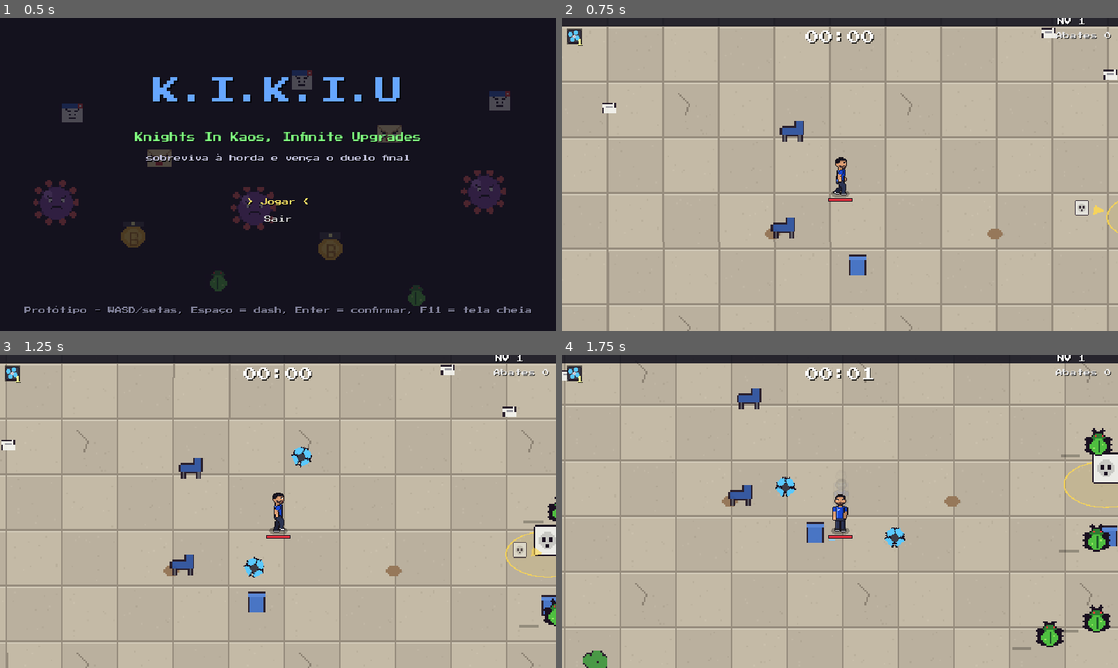
Above: before the commit, frames 1-4 (two rows, left to right).
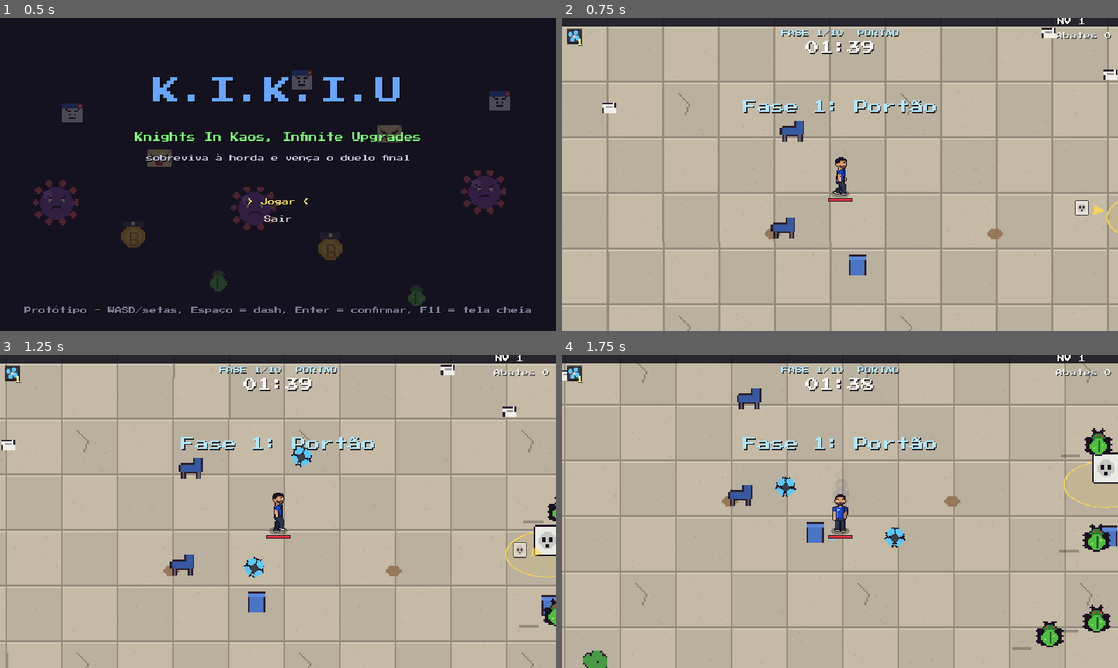
Above: after the commit, the same moments.

Repository: brenoalmeidatec/KIKIU-Survival
Game: Godot game, scene res://main.tscn
The game is run twice, just before and just after one commit, with the same random seed, the same clock (stepped at 60 frames per second) and the same inputs.
Inputs:
- Up to frame 1 (0.5 s): no input
- Up to frame 2 (0.75 s): tap Enter (confirmar) at 0.5, 0.6 s; hold D (direita) from 0.53 s (still down)
- Up to frame 3 (1.25 s): keep holding D (direita)
- Up to frame 4 (1.75 s): release D (direita) at 1.28 s; hold S (baixo) from 1.28 s (still down); tap Space (dash) at 1.35 s

Frame 1 is identical in both runs. In frame 2, 1.2% of the frame differs, in the area x 32-68%, y 3-31%; in frame 3, 1.2%; in frame 4, 1.2%.

Commit message:
Hordas: corrida de 10 fases (K.I.K.I.U)
- dados/corrida.json: 10 fases com chefe no fim, eventos e tomadas
- Fase fecha ao derrotar o chefe: limpa a tela, cura, baú e próxima fase
- Fase 10 (Tela Azul) leva ao duelo final
- HUD com fase e tempo; resultado mostra até onde chegou
- Flags de teste --fase=N; robô persegue o chefe

Co-Authored-By: Claude Sonnet 5.5 <noreply@anthropic.com>
Claude-Session: https://claude.ai/code/session_01PzBaqZjuL4CM432cnMRuUF

Diff:
--- /dev/null
+++ b/jogos/hordas/projeto/dados/corrida.json
@@ -0,0 +1,238 @@
+{
+ "_ajuda": "A corrida: lista de fases em sequência. Cada fase dura 'duracao' segundos; no fim nasce o 'chefe' e a fase acaba quando ele cai (o chefe com final=true leva ao duelo). 'minutos_por_fase' diz quanto a dificuldade (dados/fase.json) avança por fase. 'cor' tinge o chão. Para ter só uma fase longa, apague este arquivo.",
+ "minutos_por_fase": 1.2,
+ "fases": [
+  {
+   "nome": "Portão",
+   "duracao": 100,
+   "chefe": "trojan_gigante",
+   "santuarios": 3,
+   "cor": [
+    1,
+    1,
+    1
+   ],
+   "eventos": [
+    {
+     "tempo": 35,
+     "tipo": "anel",
+     "inimigo": "bug",
+     "quantos": 20
+    }
+   ]
+  },
+  {
+   "nome": "Pátio",
+   "duracao": 108,
+   "chefe": "ransomware",
+   "santuarios": 3,
+   "cor": [
+    0.85,
+    1,
+    0.9
+   ],
+   "eventos": [
+    {
+     "tempo": 37,
+     "tipo": "enxame",
+     "inimigo": "popup",
+     "quantos": 30
+    }
+   ]
+  },
+  {
+   "nome": "Biblioteca",
+   "duracao": 116,
+   "chefe": "trojan_gigante",
+   "santuarios": 3,
+   "cor": [
+    1,
+    0.95,
+    0.8
+   ],
+   "eventos": [
+    {
+     "tempo": 40,
+     "tipo": "anel",
+     "inimigo": "popup",
+     "quantos": 28
+    }
+   ]
+  },
+  {
+   "nome": "Laboratório",
+   "duracao": 124,
+   "chefe": "ransomware",
+   "santuarios": 3,
+   "cor": [
+    0.8,
+    0.9,
+    1
+   ],
+   "eventos": [
+    {
+     "tempo": 43,
+     "tipo": "enxame",
+     "inimigo": "minerador",
+     "quantos": 30
+    },
+    {
+     "tempo": 86,
+     "tipo": "anel",
+     "inimigo": "minerador",
+     "quantos": 24
+    }
+   ]
+  },
+  {
+   "nome": "Servidor",
+   "duracao": 132,
+   "chefe": "trojan_gigante",
+   "santuarios": 3,
+   "cor": [
+    0.9,
+    0.8,
+    1
+   ],
+   "eventos": [
+    {
+     "tempo": 46,
+     "tipo": "anel",
+     "inimigo": "trojan",
+     "quantos": 16
+    },
+    {
+     "tempo": 92,
+     "tipo": "enxame",
+     "inimigo": "trojan",
+     "quantos": 16
+    }
+   ]
+  },
+  {
+   "nome": "Porão",
+   "duracao": 140,
+   "chefe": "ransomware",
+   "santuarios": 3,
+   "cor": [
+    0.75,
+    0.75,
+    0.85
+   ],
+   "eventos": [
+    {
+     "tempo": 49,
+     "tipo": "enxame",
+     "inimigo": "popup",
+     "quantos": 50
+    },
+    {
+     "tempo": 98,
+     "tipo": "anel",
+     "inimigo": "trojan",
+     "quantos": 44
+    }
+   ]
+  },
+  {
+   "nome": "Telhado",
+   "duracao": 148,
+   "chefe": "trojan_gigante",
+   "santuarios": 3,
+   "cor": [
+    1,
+    0.85,
+    0.85
+   ],
+   "eventos": [
+    {
+     "tempo": 51,
+     "tipo": "anel",
+     "inimigo": "minerador",
+     "quantos": 26
+    },
+    {
+     "tempo": 103,
+     "tipo": "enxame",
+     "inimigo": "minerador",
+     "quantos": 20
+    }
+   ]
+  },
+  {
+   "nome": "Núcleo",
+   "duracao": 156,
+   "chefe": "ransomware",
+   "santuarios": 3,
+   "cor": [
+    0.8,
+    1,
+    1
+   ],
+   "eventos": [
+    {
+     "tempo": 54,
+     "tipo": "enxame",
+     "inimigo": "trojan",
+     "quantos": 24
+    },
+    {
+     "tempo": 109,
+     "tipo": "anel",
+     "inimigo": "bug",
+     "quantos": 18
+    }
+   ]
+  },
+  {
+   "nome": "Cofre",
+   "duracao": 164,
+   "chefe": "trojan_gigante",
+   "santuarios": 3,
+   "cor": [
+    1,
+    0.9,
+    0.7
+   ],
+   "eventos": [
+    {
+     "tempo": 57,
+     "tipo": "anel",
+     "inimigo": "trojan",
+     "quantos": 24
+    },
+    {
+     "tempo": 114,
+     "tipo": "enxame",
+     "inimigo": "popup",
+     "quantos": 18
+    }
+   ]
+  },
+  {
+   "nome": "Tela Azul",
+   "duracao": 150,
+   "chefe": "tela_azul",
+   "santuarios": 4,
+   "cor": [
+    0.7,
+    0.75,
+    1.0
+   ],
+   "eventos": [
+    {
+     "tempo": 60,
+     "tipo": "enxame",
+     "inimigo": "minerador",
+     "quantos": 50
+    },
+    {
+     "tempo": 120,
+     "tipo": "anel",
+     "inimigo": "popup",
+     "quantos": 44
+    }
+   ]
+  }
+ ]
+}
--- a/jogos/hordas/projeto/scripts/hordas/arena.gd
+++ b/jogos/hordas/projeto/scripts/hordas/arena.gd
@@ -36,6 +36,7 @@
 var duelo: Node2D
 var duelo_ativo := false
 var pre_duelo := false       # o chefe final caiu e o duelo ainda não começou
+var entre_fases := false     # a fase acabou: descanso, baú e escolha antes da próxima
 
 var passivos := {}          # id -> nível
 var _stats := {}
@@ -96,6 +97,8 @@
 	cartas.arena = self
 	add_child(cartas)
 	Som.musica(str(Dados.json("fase").get("musica", "minijogo_tenso")))
+	var f0: Dictionary = diretor.fases()[0]
+	anunciar("Fase 1: %s" % f0.get("nome", ""), Color(0.7, 0.9, 1))
 	camera.position = jogador.centro()
 
 
@@ -133,10 +136,10 @@
 		jogador.atualizar(dt)
 	if duelo_ativo:
 		duelo.atualizar(dt)
-	elif not pre_duelo:
+	elif not pre_duelo and not entre_fases:
 		diretor.atualizar(dt)
 	var t1 := Time.get_ticks_usec()
-	if not duelo_ativo and not pre_duelo:
+	if not duelo_ativo and not pre_duelo and not entre_fases:
 		inimigos.atualizar(dt, jogador)
 	var t2 := Time.get_ticks_usec()
 	if not parado:
@@ -209,10 +212,42 @@
 			iniciar_duelo()
 		else:
 			_fim(true)
-
-
-func chefe_final_chegou() -> void:
-	hud.mensagem("Derrote a Tela Azul pra vencer!", Color(0.6, 0.75, 1))
+	elif v.chefe and diretor.final_chamado and v.tipo == diretor.chefe_fase:
+		_fase_completa()
+
+
+func chefe_final_chegou(final := true) -> void:
+	if final:
+		hud.mensagem("Derrote a Tela Azul pra vencer!", Color(0.6, 0.75, 1))
+	else:
+		hud.mensagem("Derrote o chefe pra fechar a fase!", Color(1, 0.75, 0.6))
+
+
+## O chefe da fase caiu: limpa a tela, junta o XP, dá um baú e uma cura, e começa a próxima fase.
+func _fase_completa() -> void:
+	entre_fases = true
+	var n: int = diretor.fase_idx + 1
+	anunciar("Fase %d completa!" % n, Color(1, 0.9, 0.4))
+	Som.tocar("vitoria", 0.1, 1.0, -8)
+	for o in inimigos.lista.duplicate():
+		efeitos.explodir(o.pos, Color(0.5, 0.8, 0.4), 4, 100.0)
+	inimigos.limpar()
+	coleta.puxar_tudo()
+	await get_tree().create_timer(2.2, true, false, true).timeout
+	if acabou:
+		return
+	jogador.curar(stat("vida_max") * 0.5)
+	abrir_bau()
+	await get_tree().process_frame
+	while not acabou and (cartas.aberto() or _niveis_pendentes > 0 or _cartas_tomada > 0):
+		await get_tree().process_frame
+	if acabou:
+		return
+	diretor.proxima_fase()
+	chao.nova_fase()
+	var f: Dictionary = diretor.fases()[diretor.fase_idx]
+	anunciar("Fase %d: %s" % [diretor.fase_idx + 1, f.get("nome", "")], Color(0.7, 0.9, 1))
+	entre_fases = false
 
 
 func chefes() -> Array:
@@ -446,7 +481,7 @@
 	for a in dano_por_arma:
 		lista_dano.append([a, dano_por_arma[a]])
 	lista_dano.sort_custom(func(x, y): return x[1] > y[1])
-	var res := {"vitoria": vitoria, "tempo": diretor.tempo, "nivel": nivel, "abates": abates,
+	var res := {"vitoria": vitoria, "fase": diretor.fase_idx + 1, "fases": diretor.fases().size(), "tempo": diretor.tempo, "nivel": nivel, "abates": abates,
 		"heroi": heroi_id, "dano": lista_dano, "apanhou": dano_recebido}
 	res.merge(extra)
 	await get_tree().create_timer(1.2, true, false, true).timeout
--- a/jogos/hordas/projeto/scripts/hordas/chao.gd
+++ b/jogos/hordas/projeto/scripts/hordas/chao.gd
@@ -27,10 +27,20 @@
 
 
 func criar_santuarios() -> void:
-	var fase: Dictionary = Dados.json("fase")
-	for i in int(fase.get("santuarios", 6)):
-		var a := TAU * i / float(fase.get("santuarios", 6)) + randf_range(-0.3, 0.3)
-		santuarios.append({"pos": Vector2.from_angle(a) * randf_range(350, 900), "carga": 0.0, "usado": false})
+	var fase: Dictionary = arena.diretor.fases()[arena.diretor.fase_idx]
+	var n := int(fase.get("santuarios", 6))
+	var c: Vector2 = Vector2.ZERO if arena.jogador == null else arena.jogador.position
+	for i in n:
+		var a := TAU * i / float(n) + randf_range(-0.3, 0.3)
+		santuarios.append({"pos": c + Vector2.from_angle(a) * randf_range(350, 900), "carga": 0.0, "usado": false})
+	var cor: Array = fase.get("cor", [1, 1, 1])
+	_fundo.modulate = Color(cor[0], cor[1], cor[2])
+
+
+## Nova fase: tomadas novas em volta de onde o jogador está e o chão muda de cor.
+func nova_fase() -> void:
+	santuarios.clear()
+	criar_santuarios()
 
 
 func mais_perto_livre(p: Vector2):
--- a/jogos/hordas/projeto/scripts/hordas/diretor_hordas.gd
+++ b/jogos/hordas/projeto/scripts/hordas/diretor_hordas.gd
@@ -6,7 +6,10 @@
 ## Tudo configurado em dados/fase.json.
 
 var arena: Node
-var tempo := 0.0
+var tempo := 0.0              # tempo total da corrida
+var t_fase := 0.0             # tempo desta fase
+var fase_idx := 0
+var chefe_fase := ""          # tipo do chefe que fecha esta fase (depois que ele nasce)
 var creditos := 0.0
 var final_chamado := false
 var enxame_final := false
@@ -17,12 +20,42 @@
 
 func iniciar(a: Node) -> void:
 	arena = a
-	_fase = Dados.json("fase")
-	_dif = _fase.get("dificuldade", {})
+	_dif = Dados.json("fase").get("dificuldade", {})
+	_ir_para_fase(0)
 
 
+## Lista de fases da corrida (dados/corrida.json). Sem esse arquivo, vale a fase única do fase.json.
+func fases() -> Array:
+	var lista: Array = Dados.json("corrida").get("fases", [])
+	if lista.is_empty():
+		var f: Dictionary = Dados.json("fase")
+		lista = [{"nome": f.get("nome", "Fase"), "duracao": f.get("duracao", 600), "chefe": f.get("chefe_final", "tela_azul"),
+			"eventos": f.get("eventos", []), "santuarios": f.get("santuarios", 6)}]
+	return lista
+
+
+func ultima_fase() -> bool:
+	return fase_idx >= fases().size() - 1
+
+
+func _ir_para_fase(i: int) -> void:
+	fase_idx = i
+	_fase = fases()[i]
+	t_fase = 0.0
+	creditos = 0.0
+	final_chamado = false
+	enxame_final = false
+	chefe_fase = ""
+	_feitos.clear()
+
+
+func proxima_fase() -> void:
+	_ir_para_fase(fase_idx + 1)
+
+
+## "Minutos de dificuldade": avança com o tempo e também a cada fase concluída.
 func minutos() -> float:
-	return tempo / 60.0
+	return fase_idx * float(Dados.json("corrida").get("minutos_por_fase", 0.0)) + t_fase / 60.0
 
 
 func coeficiente() -> float:
@@ -37,9 +70,10 @@
 
 func atualizar(dt: float) -> void:
 	tempo += dt
+	t_fase += dt
 	var mult := 1.0
 	if enxame_final:
-		var depois := tempo - float(_fase.get("duracao", 600))
+		var depois := t_fase - float(_fase.get("duracao", 600))
 		mult = float(_dif.get("enxame_final_multiplicador", 3.0)) * (1.0 + depois / 30.0)
 	creditos += float(_dif.get("creditos_base", 1.5)) * pow(coeficiente(), float(_dif.get("expoente", 1.3))) * mult * dt
 	_eventos()
@@ -49,7 +83,7 @@
 func _eventos() -> void:
 	for i in _fase.get("eventos", []).size():
 		var ev: Dictionary = _fase.eventos[i]
-		if _feitos.has(i) or tempo < float(ev.get("tempo", 0)):
+		if _feitos.has(i) or t_fase < float(ev.get("tempo", 0)):
 			continue
 		_feitos[i] = true
 		var tipo := str(ev.get("inimigo", "bug"))
@@ -72,13 +106,14 @@
 					arena.inimigos.criar(tipo, base + lado.orthogonal() * randf_range(-180, 180) + lado * randf_range(0, 80), nivel())
 				arena.anunciar("Enxame!", Color(1, 0.8, 0.4))
 	var dur := float(_fase.get("duracao", 600))
-	if tempo >= dur and not final_chamado:
+	if t_fase >= dur and not final_chamado:
 		final_chamado = true
-		enxame_final = true
-		var chefe := str(_fase.get("chefe_final", "tela_azul"))
+		var chefe := str(_fase.get("chefe", "tela_azul"))
+		chefe_fase = chefe
+		enxame_final = bool(Dados.json("inimigos").get(chefe, {}).get("final", false))
 		arena.inimigos.criar(chefe, _ponto_fora(), nivel())
 		arena.anunciar(str(Dados.json("inimigos").get(chefe, {}).get("nome", chefe)).to_upper() + "!", Color(0.4, 0.6, 1))
-		arena.chefe_final_chegou()
+		arena.chefe_final_chegou(enxame_final)
 		Som.tocar("tremor")
 		arena.tremer(10)
 
--- a/jogos/hordas/projeto/scripts/hordas/hud.gd
+++ b/jogos/hordas/projeto/scripts/hordas/hud.gd
@@ -89,9 +89,15 @@
 		_tela.draw_rect(Rect2(1, 1, (W - 2) * clampf(frac, 0, 1), 7), Color(0.3, 0.6, 1.0))
 		_txt(Vector2(W - 70, 8), "NV %d" % arena.nivel, 8, Color.WHITE)
 		# tempo
-		var tempo: float = arena.diretor.tempo
-		var cor_t := Color(1, 0.4, 0.4) if arena.diretor.enxame_final else Color.WHITE
-		_txt(Vector2(0, 30), "%02d:%02d" % [int(tempo) / 60, int(tempo) % 60], 16, cor_t, HORIZONTAL_ALIGNMENT_CENTER, W)
+		var df = arena.diretor
+		var fa: Dictionary = df.fases()[df.fase_idx]
+		var resta := maxf(0.0, float(fa.get("duracao", 0)) - df.t_fase)
+		var cor_t := Color(1, 0.4, 0.4) if df.enxame_final else Color.WHITE
+		_txt(Vector2(0, 21), "FASE %d/%d  %s" % [df.fase_idx + 1, df.fases().size(), str(fa.get("nome", "")).to_upper()], 8, Color(0.7, 0.9, 1), HORIZONTAL_ALIGNMENT_CENTER, W)
+		if df.final_chamado:
+			_txt(Vector2(0, 42), "CHEFE!", 16, Color(1, 0.4, 0.4), HORIZONTAL_ALIGNMENT_CENTER, W)
+		else:
+			_txt(Vector2(0, 42), "%02d:%02d" % [int(resta) / 60, int(resta) % 60], 16, cor_t, HORIZONTAL_ALIGNMENT_CENTER, W)
 		_txt(Vector2(W - 120, 24), "Abates %d" % arena.abates, 8, Color(0.9, 0.9, 0.9), HORIZONTAL_ALIGNMENT_RIGHT, 112)
 	_icones_build()
 	if not arena.duelo_ativo:
--- a/jogos/hordas/projeto/scripts/hordas/jogador.gd
+++ b/jogos/hordas/projeto/scripts/hordas/jogador.gd
@@ -141,6 +141,10 @@
 		var s = arena.chao.mais_perto_livre(position)
 		if s and s.pos.distance_to(position) < 700:
 			quer = (s.pos - position).normalized()
+	# chefe da fase em campo: o robô vai atrás dele (com a build na mão) em vez de só fugir
+	var ch: Array = arena.chefes()
+	if not ch.is_empty() and not melhor and ch[0].pos.distance_to(c) > 70.0:
+		quer = (ch[0].pos - c).normalized()
 	var d := quer + fuga * 2.0
 	return d.normalized() if d.length() > 0.1 else Vector2.ZERO
 
--- a/jogos/hordas/projeto/scripts/hordas/main.gd
+++ b/jogos/hordas/projeto/scripts/hordas/main.gd
@@ -145,8 +145,13 @@
 	if _args.has("estresse"):
 		for i in int(_args.estresse):
 			_arena.inimigos.criar(["bug", "popup", "spam", "trojan"].pick_random(), Vector2.from_angle(randf() * TAU) * randf_range(150, 420))
+	if _args.has("fase"):
+		for _i in int(_args.fase) - 1:
+			_arena.diretor.proxima_fase()
+		_arena.chao.nova_fase()
 	if _args.has("pular"):
 		_arena.diretor.tempo = float(_args.pular)
+		_arena.diretor.t_fase = float(_args.pular)
 	if _args.has("build"):
 		_arena.dar_build_teste(int(_args.build))
 	if _args.has("duelo"):
@@ -164,6 +169,7 @@
 		rec["tempo"] = res.tempo
 		_novo_recorde = true
 	rec["abates"] = maxi(int(rec.get("abates", 0)), res.abates)
+	rec["melhor_fase"] = maxi(int(rec.get("melhor_fase", 0)), int(res.get("fase", 1)))
 	if res.vitoria:
 		rec["vitorias"] = int(rec.get("vitorias", 0)) + 1
 	if res.has("duelo"):
@@ -199,12 +205,12 @@
 	if _args.has("facil") and not _arena.duelo_ativo:
 		# teste: o chefe final nasce quase morto, pra chegar logo no duelo
 		for v in _arena.inimigos.lista:
-			if v.d.get("final", false):
+			if v.d.get("final", false) or (v.chefe and v.tipo == _arena.diretor.chefe_fase):
 				v.hp = minf(v.hp, 1.0)
 	if _args.has("sair") and _t >= _prox_log:
 		_prox_log += 5.0
-		print("t=%.0f partida=%.0f fps=%d vivos=%d nivel=%d abates=%d hp=%.0f proc_ms=%.2f perfil=%s armas=%s passivos=%s duelo=%s" % [
-			_t, _arena.diretor.tempo, Engine.get_frames_per_second(), _arena.inimigos.vivos(), _arena.nivel, _arena.abates,
+		print("t=%.0f fase=%d partida=%.0f fps=%d vivos=%d nivel=%d abates=%d hp=%.0f proc_ms=%.2f perfil=%s armas=%s passivos=%s duelo=%s" % [
+			_t, _arena.diretor.fase_idx + 1, _arena.diretor.tempo, Engine.get_frames_per_second(), _arena.inimigos.vivos(), _arena.nivel, _arena.abates,
 			_arena.jogador.hp, Performance.get_monitor(Performance.TIME_PROCESS) * 1000.0, _arena.perfil,
 			_arena.armas.lista.map(func(a): return "%s:%d" % [a.id, a.nivel]), _arena.passivos,
 			("%s luta=%.0f vivos=%d raio=%.0f" % [_arena.duelo.estado, _arena.duelo.t_luta, _arena.duelo.vivos().size(), _arena.duelo.raio]) if _arena.duelo_ativo else "-"])
@@ -289,7 +295,7 @@
 					_txt(Vector2(0, 50), "%dº LUGAR" % lg, 24, Color(1, 0.55, 0.45))
 					_txt(Vector2(0, 80), "de %d lutadores. Tenta de novo!" % du.total, 8, Color(0.9, 0.8, 0.8))
 				_txt(Vector2(0, 104), "Duelo %ds   Derrubou %d   Dano %d" % [int(du.duracao), du.abates, int(du.dano)], 8)
-				_txt(Vector2(0, 120), "Horda: %02d:%02d  Nível %d  Abates %d" % [int(r.tempo) / 60, int(r.tempo) % 60, r.nivel, r.abates], 8, Color(0.7, 0.75, 0.85))
+				_txt(Vector2(0, 120), "Corrida: %02d:%02d  %d fases  Nível %d  Abates %d" % [int(r.tempo) / 60, int(r.tempo) % 60, r.get("fase", 1), r.nivel, r.abates], 8, Color(0.7, 0.75, 0.85))
 				# ranking à esquerda, dano por arma à direita
 				_txt(Vector2(60, 156), "Ranking", 8, Color(0.7, 0.8, 1), 200, HORIZONTAL_ALIGNMENT_LEFT)
 				var ry := 176.0
@@ -305,8 +311,8 @@
 					_txt(Vector2(0, 60), "VOCÊ SOBREVIVEU!", 24, Color(0.5, 1, 0.5))
 					_txt(Vector2(0, 80), "A Tela Azul caiu. A faculdade está salva.", 8, Color(0.8, 0.9, 0.8))
 				else:
-					_txt(Vector2(0, 60), "O VIRUS VENCEU...", 24, Color(1, 0.4, 0.4))
-					_txt(Vector2(0, 80), "Formata e tenta de novo.", 8, Color(0.9, 0.8, 0.8))
+					_txt(Vector2(0, 60), "A CORRIDA ACABOU", 24, Color(1, 0.4, 0.4))
+					_txt(Vector2(0, 80), "Você chegou até a fase %d de %d. Tenta de novo!" % [r.get("fase", 1), r.get("fases", 1)], 8, Color(0.9, 0.8, 0.8))
 				var tempo := float(r.get("tempo", 0))
 				_txt(Vector2(0, 112), "Tempo %02d:%02d   Nível %d   Abates %d" % [int(tempo) / 60, int(tempo) % 60, r.get("nivel", 1), r.get("abates", 0)], 8)
 				if _novo_recorde:
Not shown, changed: jogos/hordas/LEIA-ME.txt
Not shown, added: jogos/hordas/prints/fase_4.png
